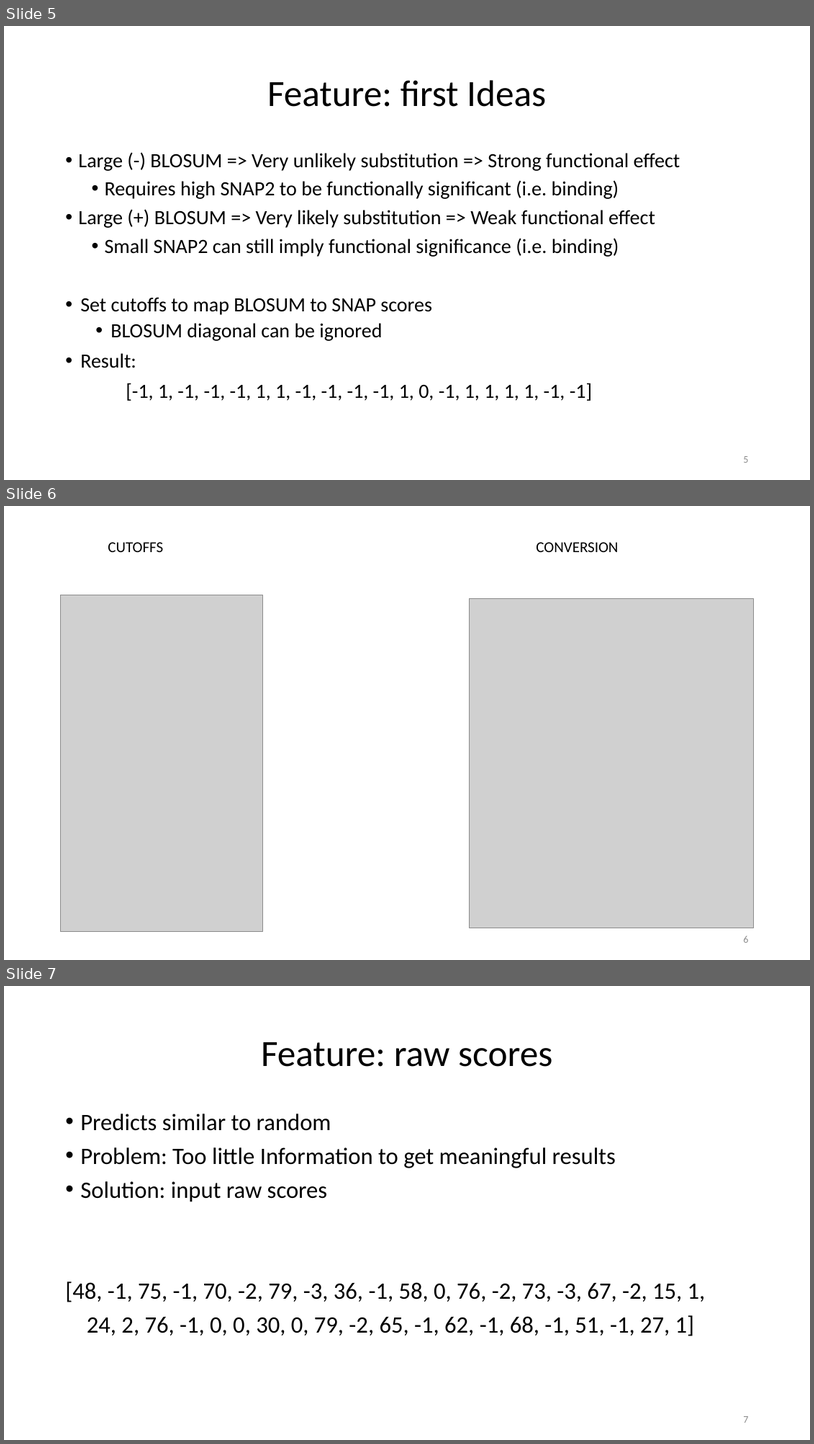
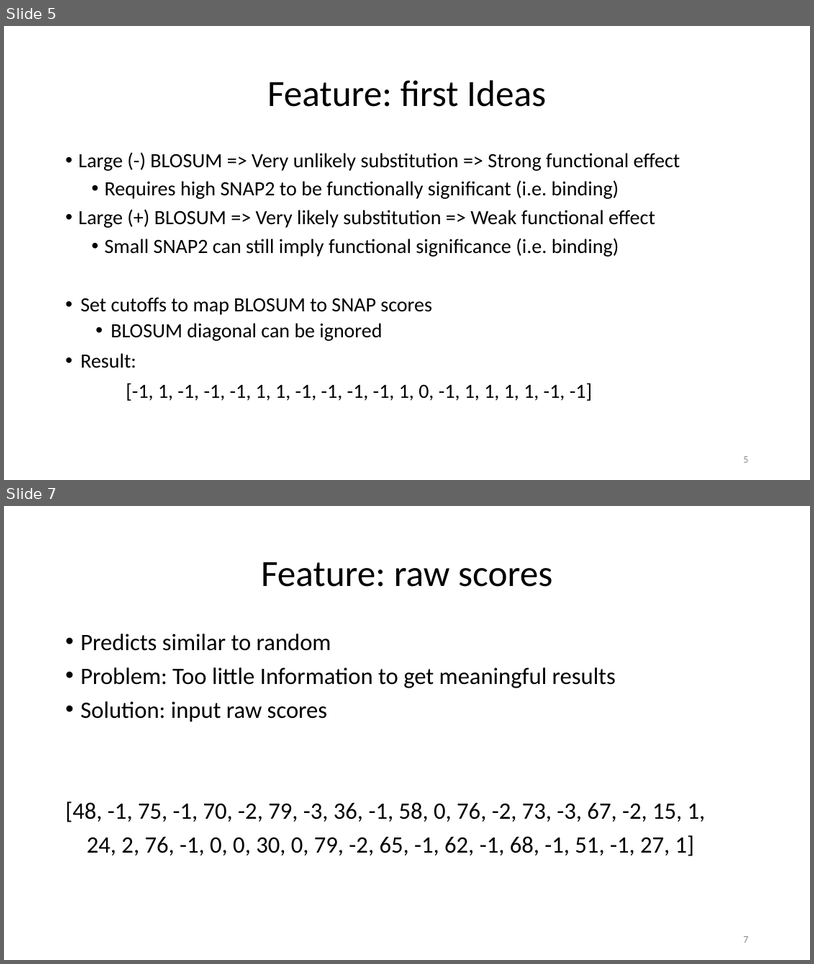
Before and after one commit to paulhager/ProteinPrediction1, a slide deck: BLOSUMscoresComparedToSingleSNAPscores.pptx. Shown one above the other, each under a label of ours: slides 5, 6 and 7 before the commit, slides 5 and 7 after it; the slides between them are not shown. The pictures are 814x1444 and 814x964 pixels, drawn with LibreOffice and Linux fonts; fonts in the diff are those of the drawing; grey boxes stand for pictures; background and template pictures are left out. Boxes give left, top, right and bottom in pixels: in the first picture for what was removed or moved away, otherwise in the second. Text is boxed around its words. In the diff, an @@ line names an element or a change of style, - is before the commit and + after.

```diff
--- a/BLOSUMscoresComparedToSingleSNAPscores.pptx
+++ b/BLOSUMscoresComparedToSingleSNAPscores.pptx
@@ slide 6 removed at [4,506,810,960], background #FFFFFF @@
@@ text removed at [108,542,163,552] @@
-CUTOFFS
@@ text removed at [536,542,618,552] @@
-CONVERSION
@@ picture removed at [60,595,263,931] @@
@@ picture removed at [470,599,754,927] @@
@@ page number removed at [743,936,748,942] @@
-6
```
Also in this commit, not shown: 3 slides changed, 3 slides added, 4 other slides removed, 1 other file.
